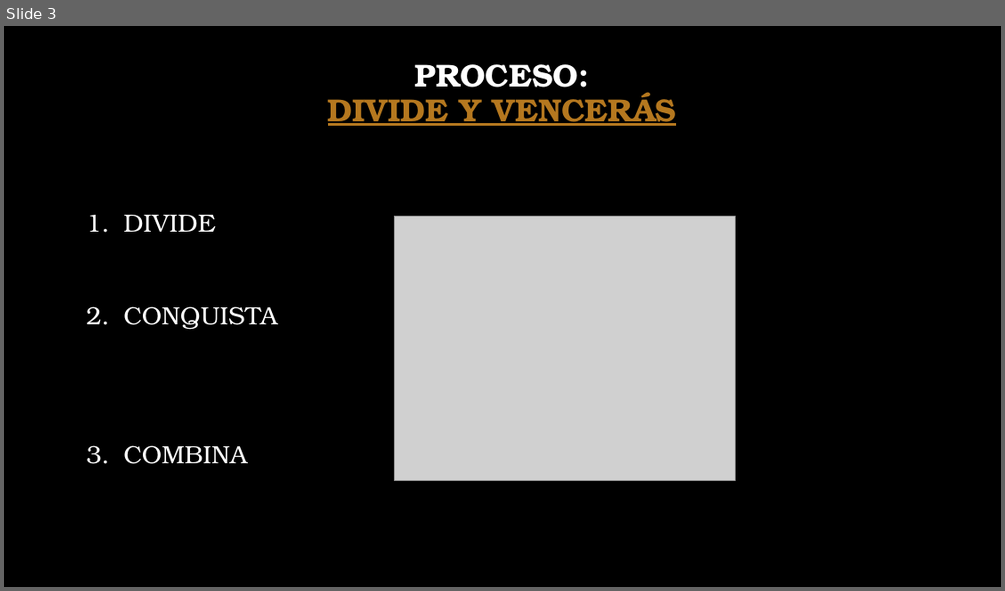
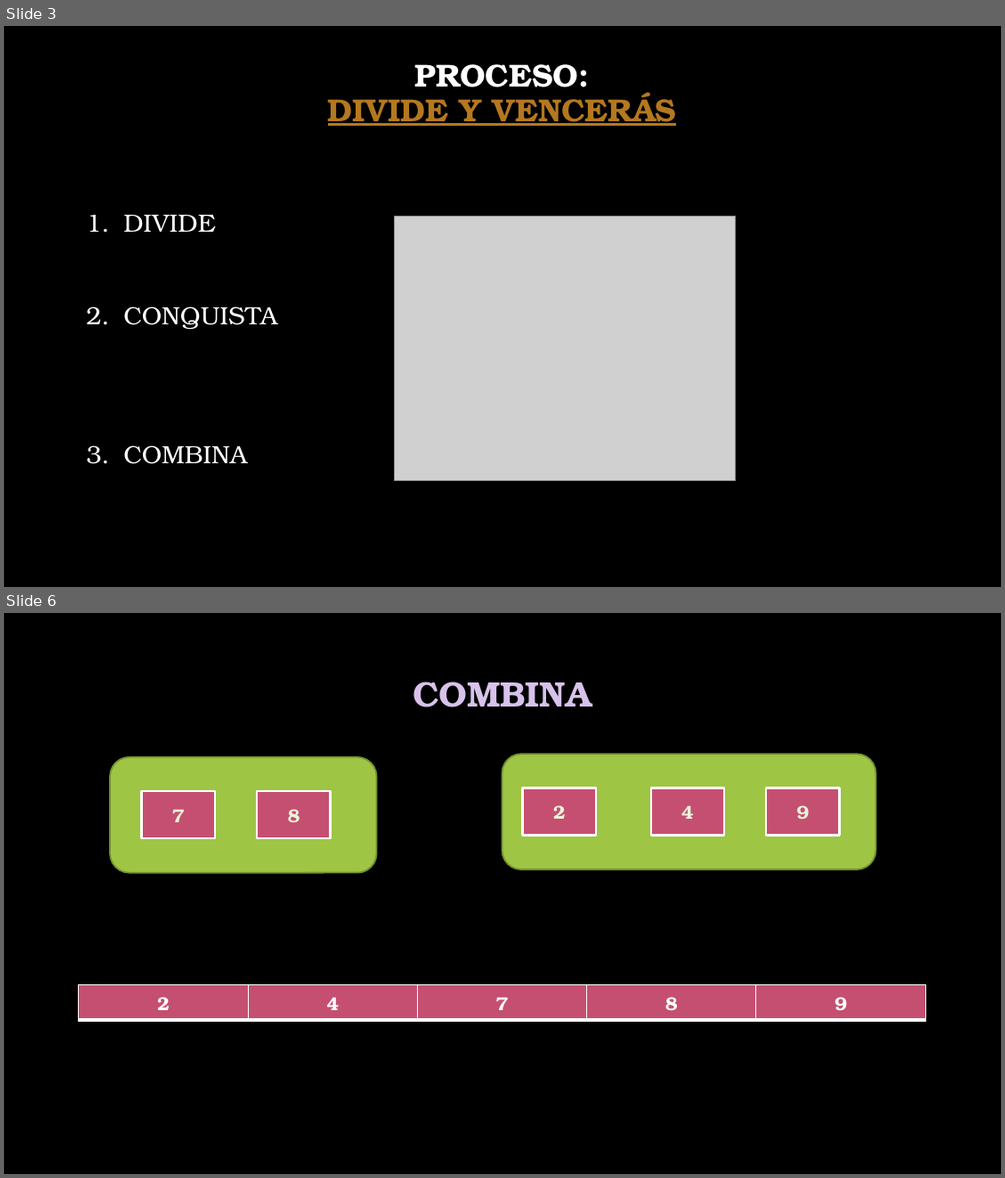
Before and after one commit to LUIS71913667/expo_bichota, a slide deck: bichota_exponiendo.pptx. Shown one above the other, each under a label of ours: slide 3 before the commit, slides 3 and 6 after it; the slides between them are not shown. The pictures are 1005x591 and 1005x1178 pixels, drawn with LibreOffice and Linux fonts; fonts in the diff are those of the drawing; grey boxes stand for pictures; background and template pictures are left out. Boxes give left, top, right and bottom in pixels: in the first picture for what was removed or moved away, otherwise in the second. Text is boxed around its words. In the diff, an @@ line names an element or a change of style, - is before the commit and + after.

```diff
--- a/bichota_exponiendo.pptx
+++ b/bichota_exponiendo.pptx
@@ slide 6 added at bbox=[4, 613, 1001, 1174], background picture (left out) @@
@@ title added at bbox=[413, 682, 591, 707], 34 pt, text #D7C2EA, bold @@
+COMBINA
@@ rounded rectangle added at bbox=[110, 757, 377, 873], fill #9EC544, outline #759232 1.5 pt @@
@@ rectangle added at bbox=[142, 791, 215, 838], fill #C54F71, outline #FFFFFF 2 pt, 18 pt, text pattern #9EC544 on #ECF3DA, bold @@
+7
@@ rectangle added at bbox=[257, 791, 330, 838], fill #C54F71, outline #FFFFFF 2 pt, 18 pt, text pattern #9EC544 on #ECF3DA, bold @@
+8
@@ group added at bbox=[502, 754, 876, 869]: 3 rectangles, 1 rounded rectangle @@
+9
+4
+2
@@ table added at bbox=[79, 985, 923, 1016], 1 rows, 5 columns @@
+2 | 4 | 7 | 8 | 9
```
Also in this commit, not shown: 2 slides changed, 1 slide removed.
